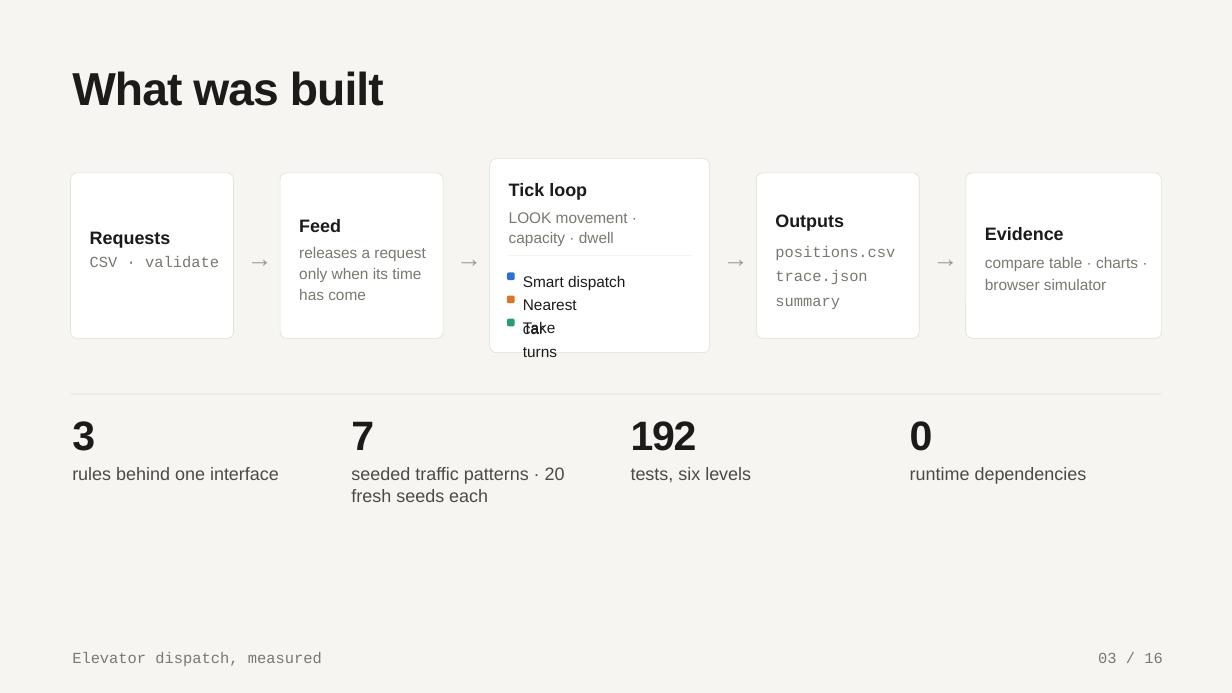
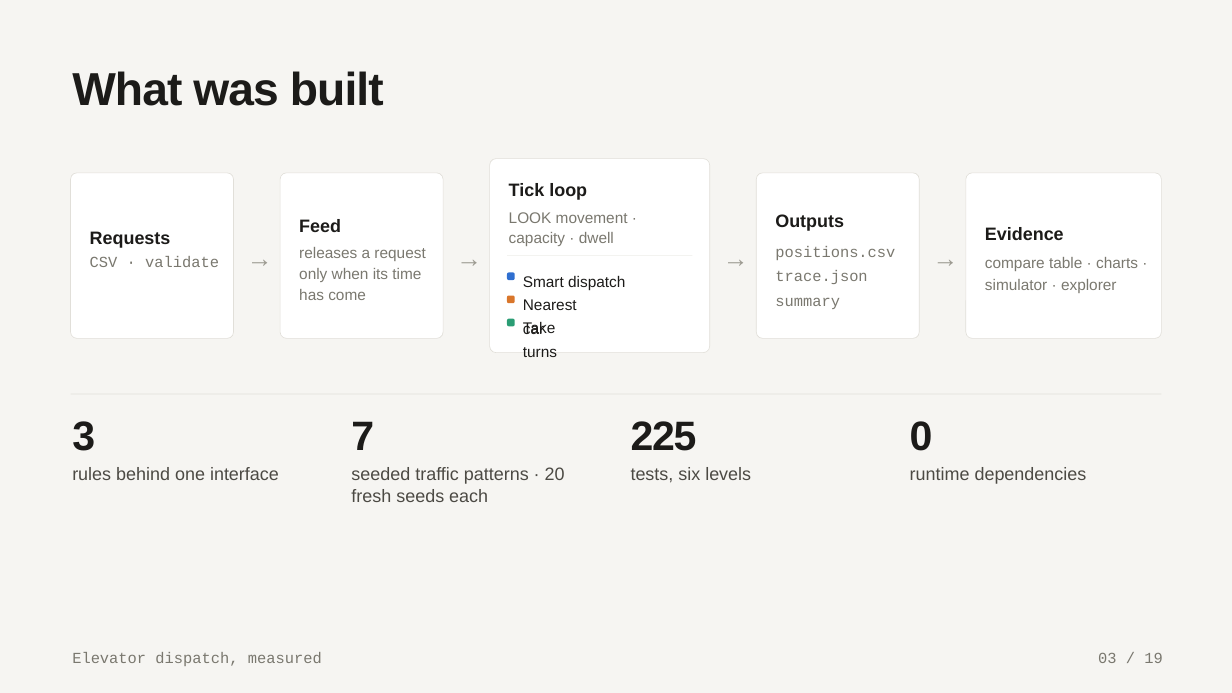
Before and after one commit to samuelgregorovic/elevator-dispatch-sim, a slide deck: slide 3 of docs/presentation/elevator-dispatch.pptx. Drawn at 1232x693 pixels with LibreOffice and Linux fonts; fonts in the diff are those of the drawing. Boxes give left, top, right and bottom in pixels: in the first picture for what was removed or moved away, otherwise in the second. Text is boxed around its words. In the diff, an @@ line names an element or a change of style, - is before the commit and + after.

```diff
--- a/docs/presentation/elevator-dispatch.pptx
+++ b/docs/presentation/elevator-dispatch.pptx
@@ text at (x1=985, y1=257, x2=1138, y2=293): text changed @@
-compare table · charts · browser simulator
+compare table · charts · simulator · explorer
@@ text at (x1=631, y1=421, x2=697, y2=451): text changed @@
-192
+225
@@ text at (x1=1098, y1=653, x2=1162, y2=663): text changed @@
-03 / 16
+03 / 19
```
Also in this commit, not shown: 15 other slides changed, 3 slides added, 2 other files.
